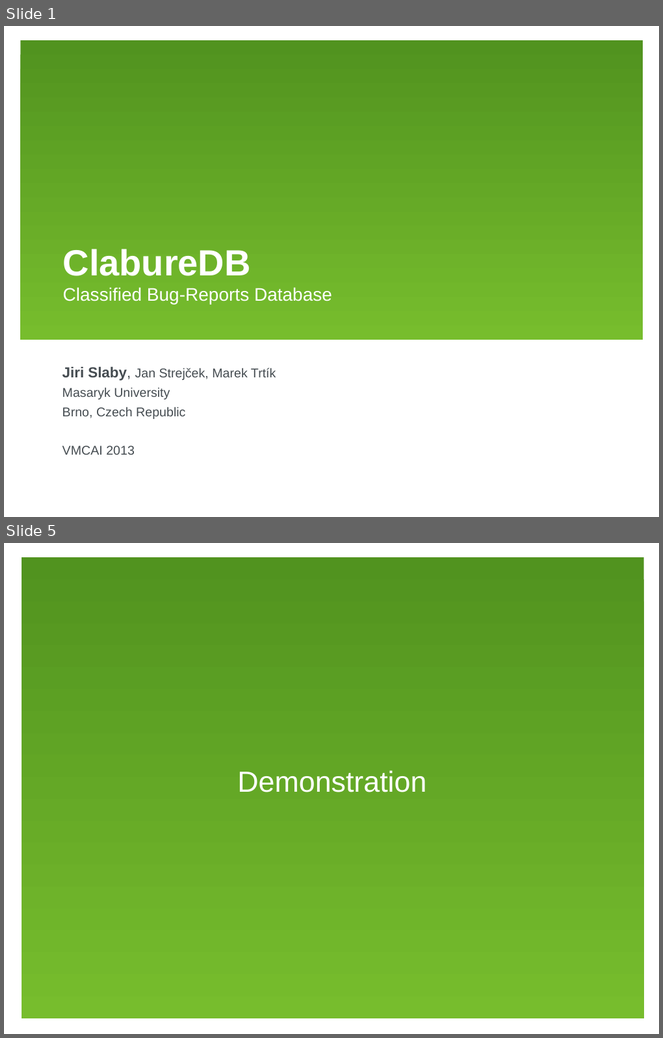
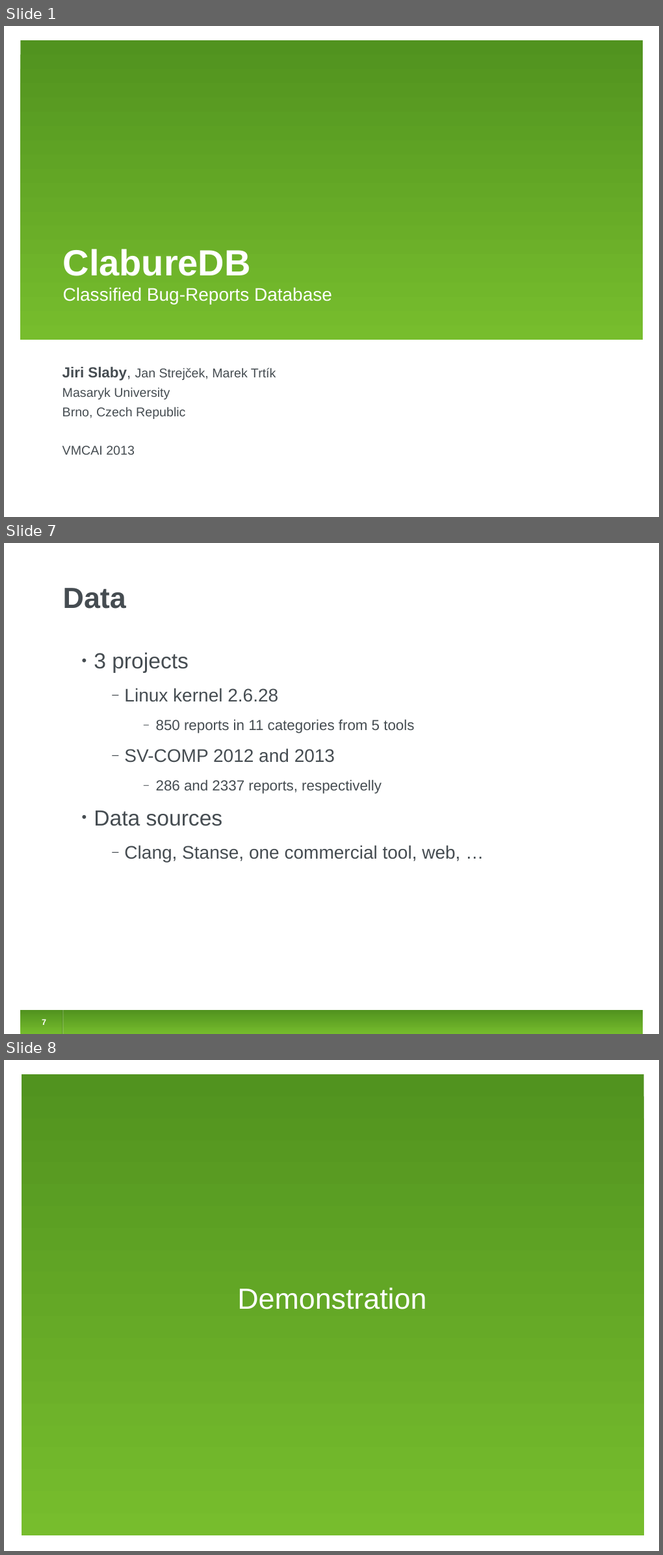
Before and after one commit to jirislaby/writings, a slide deck: presentations/clabure_rome/clabure.odp. Shown one above the other, each under a label of ours: slides 1 and 5 before the commit, slides 1, 7 and 8 after it; the slides between them are not shown. The pictures are 663x1038 and 663x1555 pixels, drawn with LibreOffice and Linux fonts; fonts in the diff are those of the drawing. Boxes give left, top, right and bottom in pixels: in the first picture for what was removed or moved away, otherwise in the second. Text is boxed around its words. In the diff, an @@ line names an element or a change of style, - is before the commit and + after.

```diff
--- a/presentations/clabure_rome/clabure.odp
+++ b/presentations/clabure_rome/clabure.odp
@@ slide 7 added at [4,543,659,1034], background #FFFFFF @@
@@ title added at [63,588,126,609], 32 pt, text #454C51, bold @@
+Data
@@ text added at [94,652,460,862], 20 pt, text #454C51 @@
+• 3 projects
+  ‒ Linux kernel 2.6.28
+    ‒ 850 reports in 11 categories from 5 tools
+  ‒ SV-COMP 2012 and 2013
+    ‒ 286 and 2337 reports, respectivelly
+• Data sources
+  ‒ Clang, Stanse, one commercial tool, web, …
@@ rectangle added at [20,1011,643,1034], fill gradient #77BD2D to #51931F @@
@@ page number added at [42,1019,46,1025], 9 pt, text #FFFFFF, bold @@
+7
@@ line added from (62, 1011) to (62, 1034), #3F7418 0.74 pt @@
@@ line added from (63, 1011) to (63, 1034), #FFFFFF 0.74 pt @@
@@ what was slide 5 is now slide 8 @@
```
Also in this commit, not shown: 6 slides changed, 2 other slides added, 1 other file.
